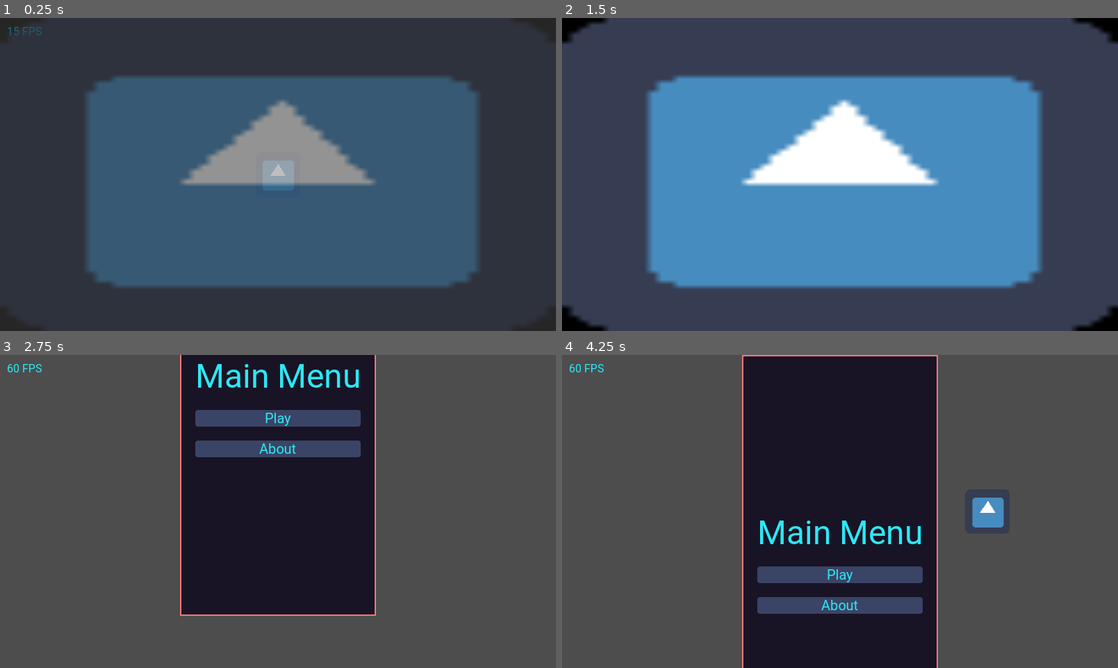
Above: before the commit, frames 1-4 (two rows, left to right).
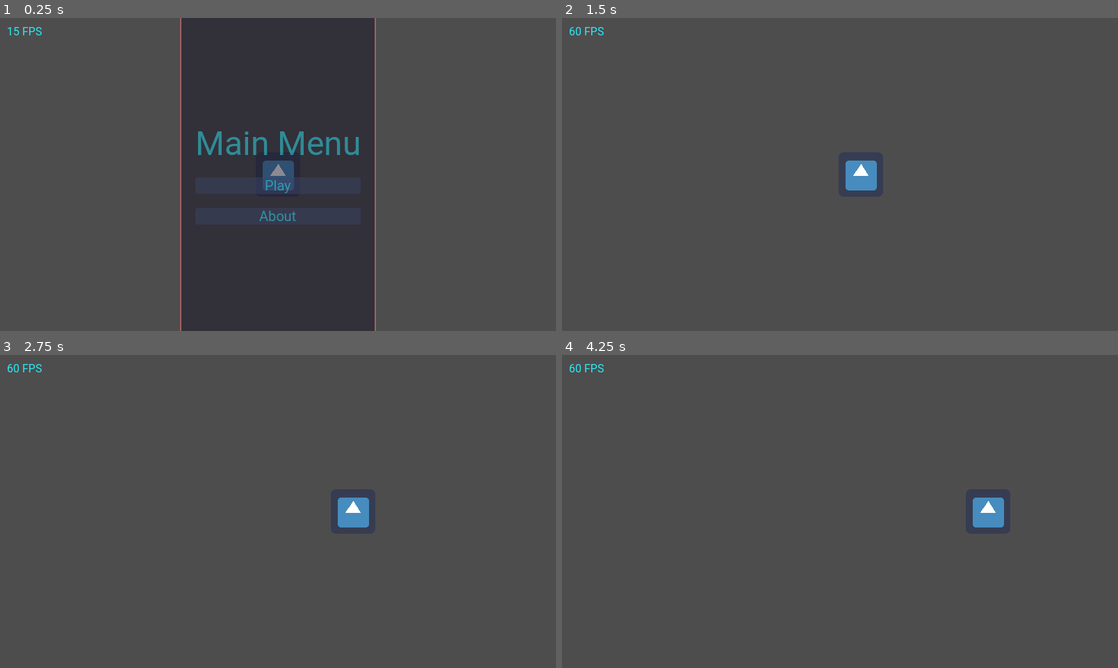
Above: after the commit, the same moments.

Repository: Bloodyaugust/godot-template
Game: Godot game, scene res://scenes/main.tscn
The game is run twice, just before and just after one commit, with the same random seed, the same clock (stepped at 60 frames per second) and the same inputs. The engine's default icon, where the game draws it, is replaced by a stand-in: a white triangle on a blue panel in a dark square.
Inputs (mouse positions are in pixels of both pictures, inside the frame that each line leads up to):
- Up to frame 1 (0.25 s): no input
- Up to frame 2 (1.5 s): click (840, 187) at 0.5 s, where only the run after the commit has a clickable "Play"; tap Enter at 1.25 s; move the mouse to (962, 158) at 1.27 s; hold D (move_right) from 1.28 s (still down); click (962, 158) at 1.42 s
- Up to frame 3 (2.75 s): release D (move_right) at 2 s; drag from (166, 527) to (250, 574) at 2.02 s
- Up to frame 4 (4.25 s): click (840, 417) at 2.75 s, where only the run before the commit has a clickable "Play"; tap Space at 3.5 s; move the mouse to (895, 442) at 3.52 s; hold D (move_right) from 3.53 s (still down); click (895, 442) at 3.67 s

The runs differ from the first frame. In frame 1, 89% of the frame differs, in the area x 0-100%, y 0-100%; in frame 2, 50%; in frame 3, 29%; in frame 4, 35%.

Commit message:
Fix some camera zoom
- Upgrade to godot 4.2(RC for now)
- Add debug state to store
- Skip splash when debug is on

Diff:
--- a/autoloads/Store.gd
+++ b/autoloads/Store.gd
@@ -8,6 +8,7 @@
 var state: Dictionary = {
   "client_view": ViewController.CLIENT_VIEWS.NONE,
   "game": "",
+  "debug": true
  }
 
 func start_game() -> void:
@@ -26,7 +27,7 @@
 func _initialize():
   set_state("game", GameConstants.GAME_OVER)
 
-  (func(): ViewController.set_client_view(ViewController.CLIENT_VIEWS.SPLASH, ViewController.TRANSITION_TYPES.FADE)).call_deferred()
+  (func(): ViewController.set_client_view(ViewController.CLIENT_VIEWS.SPLASH if !state.debug else ViewController.CLIENT_VIEWS.MAIN_MENU, ViewController.TRANSITION_TYPES.FADE)).call_deferred()
 
 func _ready():
   if FileAccess.file_exists(ClientConstants.CLIENT_PERSISTENT_STORE_PATH):
--- a/lib/better_cam.gd
+++ b/lib/better_cam.gd
@@ -59,7 +59,7 @@
   var _interpolated_position_tween: float = follow_curve.sample(_position_tween)
 
   global_position = global_position.lerp(_target_last_position, _interpolated_position_tween)
-  zoom = zoom.lerp(_target_zoom, _interpolated_position_tween)
+  zoom = _target_zoom
 
   if debug:
     queue_redraw()
@@ -78,6 +78,10 @@
   _target_zoom = Vector2(zoom)
 
 func _unhandled_input(event):
+  if event is InputEventPanGesture:
+    _target_zoom = _target_zoom + Vector2(event.delta.y * camera_zoom_speed, event.delta.y * camera_zoom_speed)
+    print("mouse thing: ", event.delta)
+
   if event is InputEventMouseButton:
     if event.button_index == MOUSE_BUTTON_WHEEL_UP:
       _target_zoom = _target_zoom - Vector2(camera_zoom_speed, camera_zoom_speed)
@@ -86,7 +90,6 @@
 
     if event.button_index == MOUSE_BUTTON_WHEEL_UP || event.button_index == MOUSE_BUTTON_WHEEL_DOWN:
       _target.global_position = _target.global_position.lerp(get_global_mouse_position(), (1 - (zoom.x / zoom_max)) * zoom_follow_scalar)
-      _target_zoom = Vector2(clamp(_target_zoom.x, zoom_min, zoom_max), clamp(_target_zoom.y, zoom_min, zoom_max))
 
     if mouse_drag:
       if event.button_index == MOUSE_BUTTON_RIGHT:
@@ -98,3 +101,5 @@
 
   if mouse_drag && _dragging && event is InputEventMouseMotion:
     _drag_relative = _drag_relative + event.relative
+
+  _target_zoom = Vector2(clamp(_target_zoom.x, zoom_min, zoom_max), clamp(_target_zoom.y, zoom_min, zoom_max))
--- a/project.godot
+++ b/project.godot
@@ -12,7 +12,7 @@
 
 config/name="Godot 4 Template Project"
 run/main_scene="res://scenes/main.tscn"
-config/features=PackedStringArray("4.0")
+config/features=PackedStringArray("4.2")
 config/icon="res://icon.png"
 
 [autoload]
@@ -69,4 +69,5 @@
 
 [rendering]
 
+2d/snap/snap_2d_transforms_to_pixel=true
 environment/default_environment="res://default_env.tres"
--- a/views/Splash.gd
+++ b/views/Splash.gd
@@ -5,10 +5,13 @@
 func _ready():
   ViewController.register_view(ViewController.CLIENT_VIEWS.SPLASH, self)
 
-  await get_tree().create_timer(2).timeout
+  _skipped = Store.state.debug
 
-  if !_skipped:
-    ViewController.set_client_view(ViewController.CLIENT_VIEWS.MAIN_MENU)
+  if !Store.state.debug:
+    await get_tree().create_timer(2).timeout
+
+    if !_skipped:
+      ViewController.set_client_view(ViewController.CLIENT_VIEWS.MAIN_MENU)
 
 func _unhandled_input(event):
   if event is InputEventKey && !event.pressed && event.keycode == KEY_ESCAPE:
